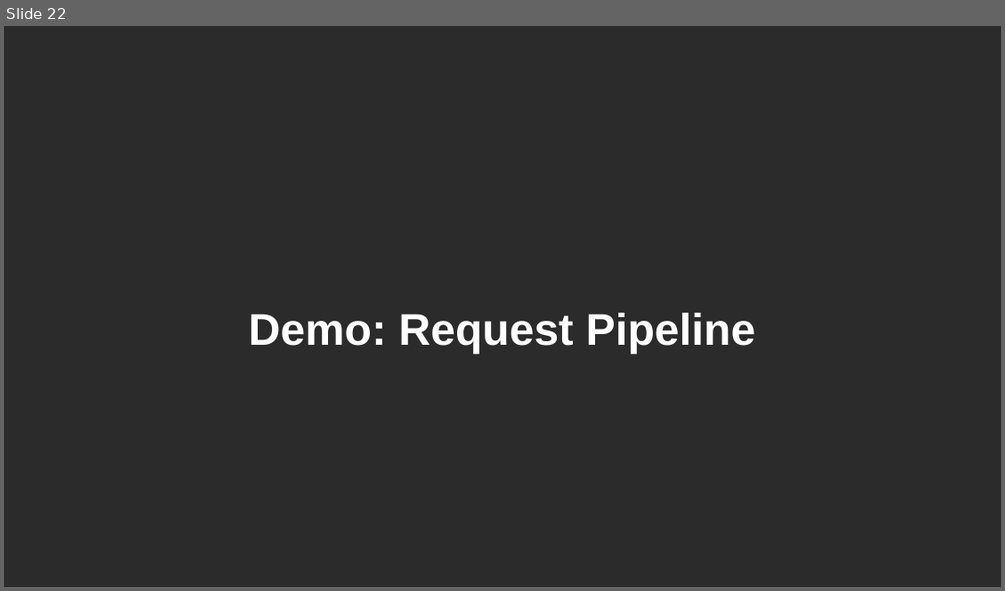
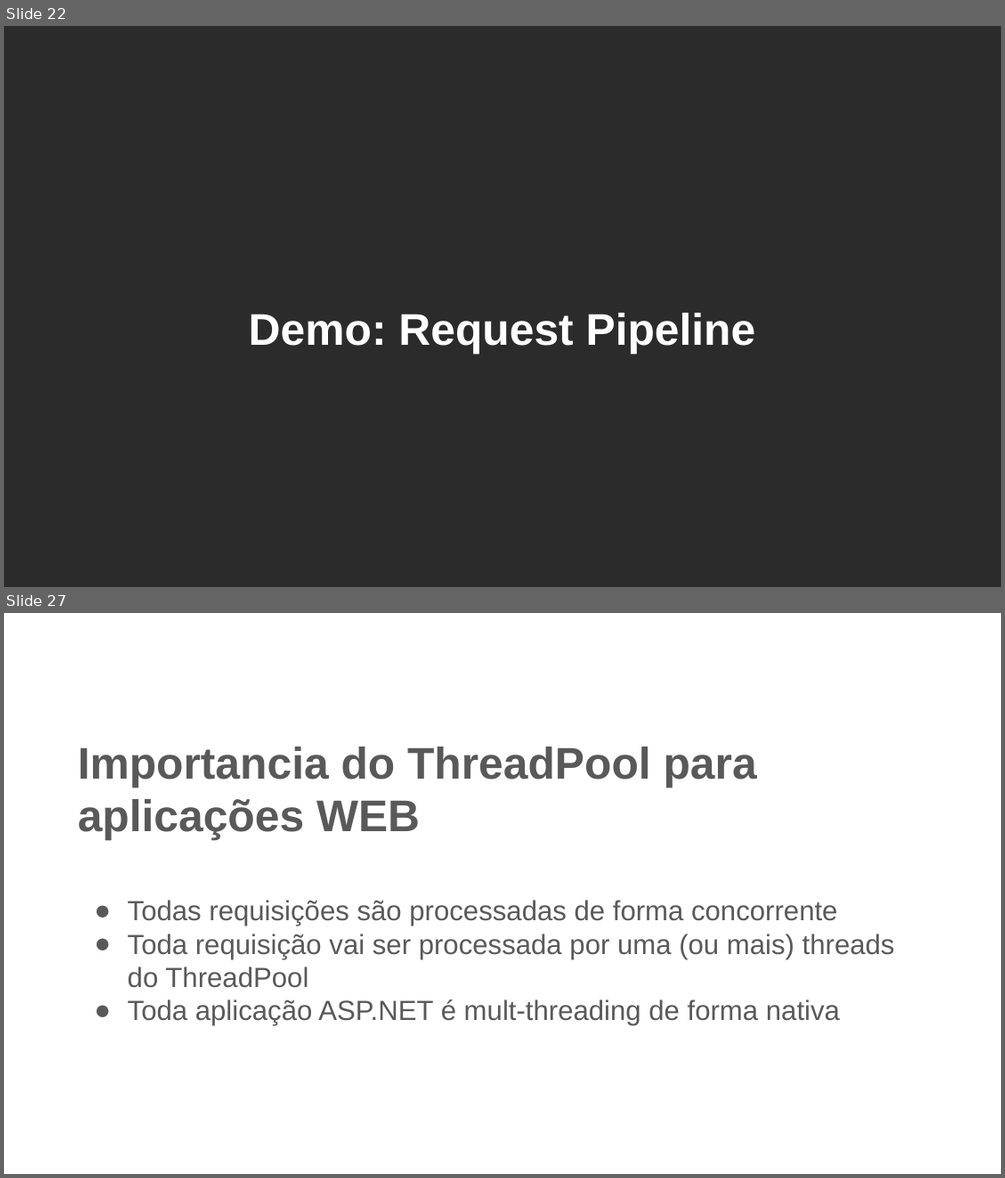
Before and after one commit to claudiogodoy99/curso-performance-dotnet, a slide deck: ppts/Fundamentos de Performance em .NET .pptx. Shown one above the other, each under a label of ours: slide 22 before the commit, slides 22 and 27 after it; the slides between them are not shown. The pictures are 1005x591 and 1005x1178 pixels, drawn with LibreOffice and Linux fonts; fonts in the diff are those of the drawing; background and template pictures are left out; a plain dark background stands for a picture behind light text. Boxes give left, top, right and bottom in pixels: in the first picture for what was removed or moved away, otherwise in the second. Text is boxed around its words. In the diff, an @@ line names an element or a change of style, - is before the commit and + after.

```diff
--- a/ppts/Fundamentos de Performance em .NET .pptx
+++ b/ppts/Fundamentos de Performance em .NET .pptx
@@ slide 27 added at [4, 613, 1001, 1174], background picture (left out) @@
@@ text added at [78, 747, 757, 841], 32 pt, text #595959, bold @@
+Importancia do ThreadPool para aplicações WEB
@@ text added at [128, 900, 895, 1026], 20 pt, text #595959 @@
+● Todas requisições são processadas de forma concorrente
+● Toda requisição vai ser processada por uma (ou mais) threads do ThreadPool
+● Toda aplicação ASP.NET é mult-threading de forma nativa
```
Also in this commit, not shown: 1 slide changed, 22 other slides added, 3 other files.
